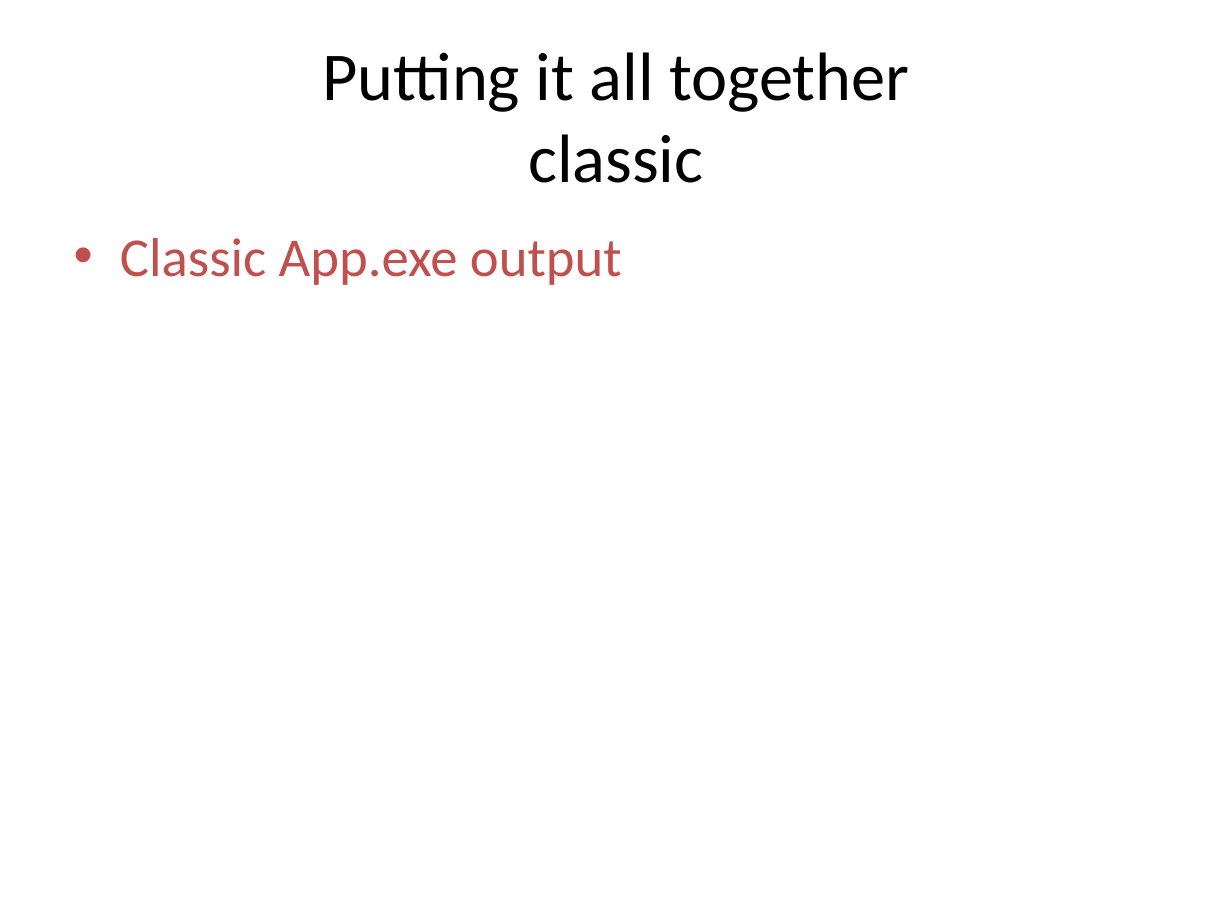
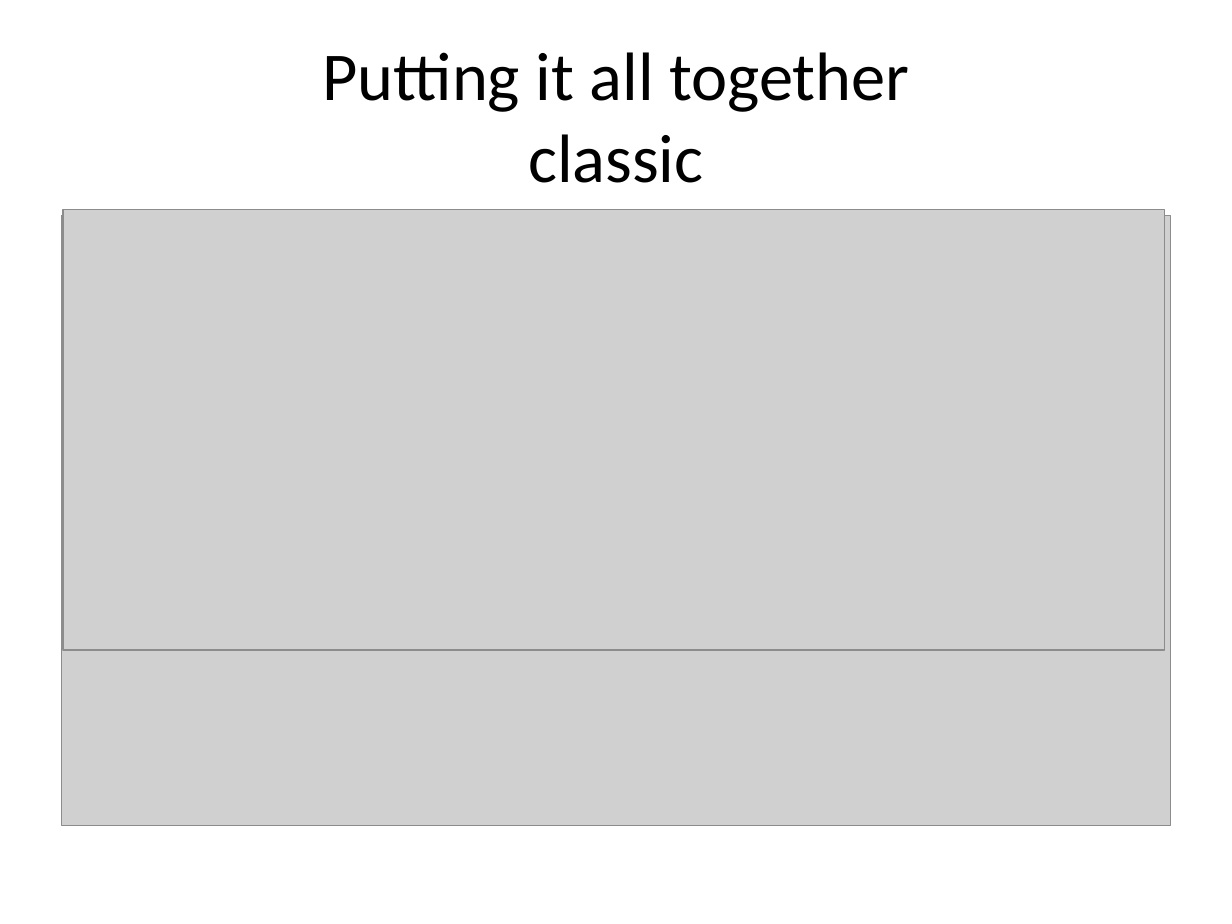
Before and after one commit to kamyu104/GofPatterns, a slide deck: slide 75 of Effective patterns.ppt (slide 74 before the commit). Drawn at 1232x924 pixels with LibreOffice and Linux fonts; fonts in the diff are those of the drawing; grey boxes stand for pictures. Boxes give left, top, right and bottom in pixels: in the first picture for what was removed or moved away, otherwise in the second. Text is boxed around its words. In the diff, an @@ line names an element or a change of style, - is before the commit and + after.

Commit message:
added Putting it all together part for whole application

```diff
--- a/Effective patterns.ppt
+++ b/Effective patterns.ppt
@@ picture added at [63,209,1164,649] @@
@@ picture added at [62,216,1170,825] @@
@@ text removed at [120,238,622,285] @@
-• Classic App.exe output
```
Also in this commit, not shown: 5 other slides changed, 5 slides added, 9 other files.
